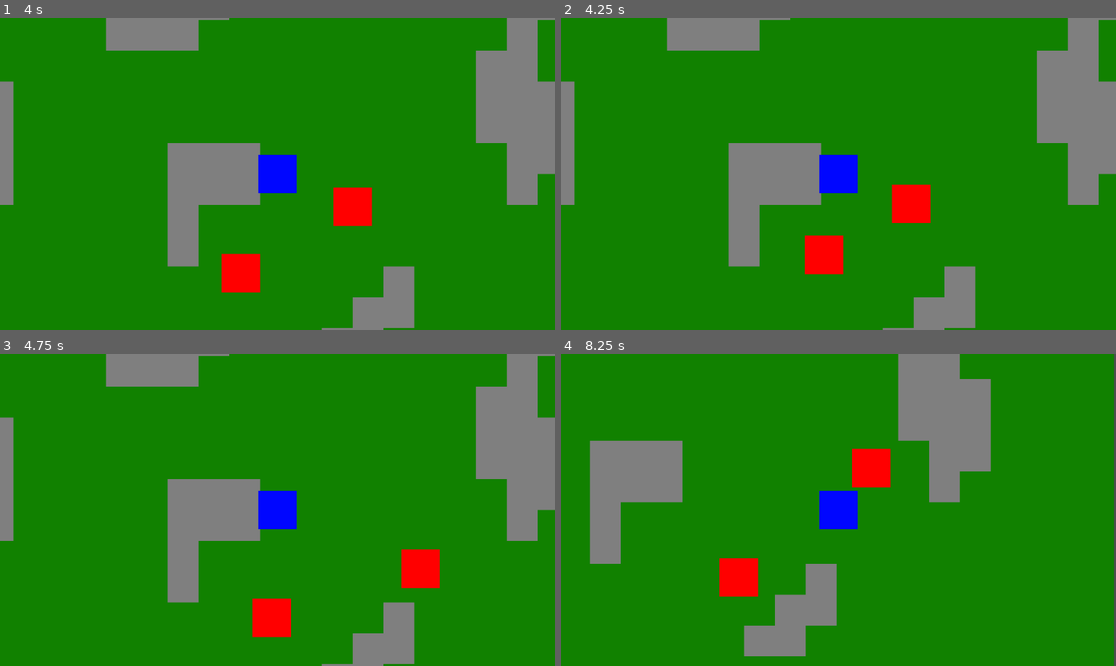
Above: before the commit, frames 1-4 (two rows, left to right).
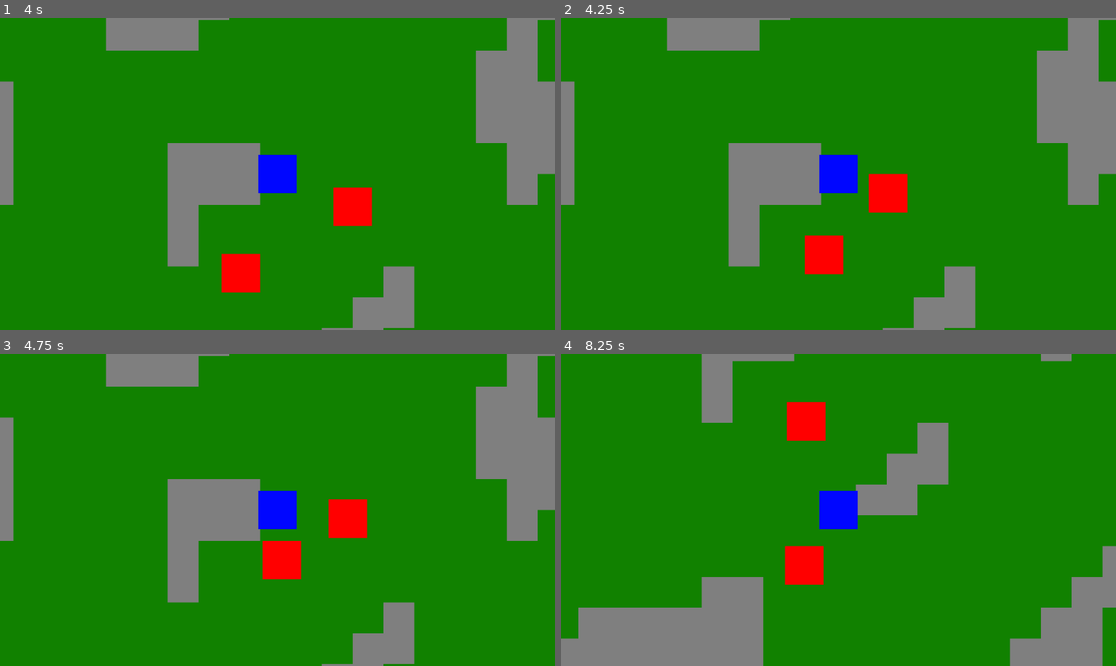
Above: after the commit, the same moments.

Repository: justin-swenson111/2d_Game
Game: Godot game, scene res://Main.tscn
Same seed, same stepped clock (60 frames per second), same inputs: the game is played once before the commit and once after it.
Inputs:
- Up to frame 1 (4 s): hold D (right) 0.53-1.28 s; tap Down (atkD, bound only after the commit) at 0.6, 3.05, 3.6 s; tap Left (atkL, bound only after the commit) at 0.8, 1.35, 3.8 s; hold S (down) 1.28-2.03 s; tap Right (atkR, bound only after the commit) at 1.55, 2.1 s; hold D (right) 2.03-2.78 s; tap Up (atkU, bound only after the commit) at 2.3, 2.85 s; hold W (up) 2.78-3.53 s; hold A (left) from 3.53 s (still down)
- Up to frame 2 (4.25 s): keep holding A (left)
- Up to frame 3 (4.75 s): keep holding A (left); tap Left (atkL, bound only after the commit) at 4.35 s; tap Right (atkR, bound only after the commit) at 4.55 s
- Up to frame 4 (8.25 s): release A (left) at 5.03 s; hold S (down) 5.03-5.78 s; tap Right (atkR, bound only after the commit) at 5.1, 7.55, 8.1 s; tap Up (atkU, bound only after the commit) at 5.3, 5.85 s; hold D (right) 5.78-6.53 s; tap Down (atkD, bound only after the commit) at 6.05, 6.6 s; hold W (up) 6.53-7.28 s; tap Left (atkL, bound only after the commit) at 6.8, 7.35 s; hold D (right) 7.28-8.03 s; hold S (down) from 8.03 s (still down)

Frame 1 is identical in both runs. In frame 2, 1.3% of the frame differs, in the area x 55-67%, y 49-66%; in frame 3, 3.5%; in frame 4, 29%, in the area x 0-100%, y 0-100%.

Commit message:
attacking and enemy death

Diff:
--- a/new-game-project/Main.tscn
+++ b/new-game-project/Main.tscn
@@ -70,24 +70,28 @@
 position = Vector2(-15, -0.5)
 scale = Vector2(0.5, 0.5)
 shape = SubResource("RectangleShape2D_fos0i")
+disabled = true
 
 [node name="rightAtk" type="Area2D" parent="player" unique_id=263241082]
 
 [node name="CollisionShape2D" type="CollisionShape2D" parent="player/rightAtk" unique_id=986689203]
 position = Vector2(15, -0.5)
 shape = SubResource("RectangleShape2D_3dxm6")
+disabled = true
 
 [node name="upAtk" type="Area2D" parent="player" unique_id=105409644]
 
 [node name="CollisionShape2D" type="CollisionShape2D" parent="player/upAtk" unique_id=1999871528]
 position = Vector2(0, -15)
 shape = SubResource("RectangleShape2D_lgr22")
+disabled = true
 
 [node name="downAtk" type="Area2D" parent="player" unique_id=361447322]
 
 [node name="CollisionShape2D" type="CollisionShape2D" parent="player/downAtk" unique_id=83881766]
 position = Vector2(0, 15)
 shape = SubResource("RectangleShape2D_03owx")
+disabled = true
 
 [node name="Camera2D" type="Camera2D" parent="player" unique_id=1970411111]
 zoom = Vector2(4, 4)
--- a/new-game-project/enemy.gd
+++ b/new-game-project/enemy.gd
@@ -20,6 +20,8 @@
 	#takes damage then knockback
 	health-=1
 	knockback_from(source)
+	if health==0:
+		self.queue_free()
 
 func knockback_from(source: Node2D):
 	#gets opposite direction from damage source and moves in that direction
--- a/new-game-project/player.gd
+++ b/new-game-project/player.gd
@@ -1,7 +1,16 @@
 extends CharacterBody2D
 
+@onready var atkList :={
+	"atkD" : $downAtk,
+	"atkL" : $leftAtk,
+	"atkR" : $rightAtk,
+	"atkU" : $upAtk
+}
+
+
 const SPEED = 100
-
+var atkDelay =false
+var atkDelayLng =2
 func _physics_process(delta: float) -> void:
 	var input = Input.get_vector("left", "right", "up", "down")
 	if input.length() > 0:
@@ -13,6 +22,23 @@
 func damage(body: Node2D):
 	if (body.is_in_group("dest")):
 		body.hurt(self)
+
+func _input(event: InputEvent) -> void:
+	for k in atkList.keys():
+		if event.is_action_pressed(k):
+			atk(atkList[k])
+
+func atk(dmg: Area2D):
+	if not atkDelay:
+		var coll = dmg.get_node("CollisionShape2D")
+
+		coll.disabled=false
+		await get_tree().create_timer(1).timeout
+		coll.disabled=true
+		atkDelay = true
+		await get_tree().create_timer(atkDelayLng).timeout
+		atkDelay=false
+
 
 
 func _on_left_atk_body_entered(body: Node2D) -> void:
--- a/new-game-project/project.godot
+++ b/new-game-project/project.godot
@@ -70,6 +70,26 @@
 "events": [Object(InputEventKey,"resource_local_to_scene":false,"resource_name":"","device":-1,"window_id":0,"alt_press …(192 unchanged characters)…
 ]
 }
+atkL={
+"deadzone": 0.2,
+"events": [Object(InputEventKey,"resource_local_to_scene":false,"resource_name":"","device":-1,"window_id":0,"alt_pressed":false,"shift_pressed":false,"ctrl_pressed":false,"meta_pressed":false,"pressed":false,"keycode":0,"physical_keycode":4194319,"key_label":0,"unicode":0,"location":0,"echo":false,"script":null)
+]
+}
+atkR={
+"deadzone": 0.2,
+"events": [Object(InputEventKey,"resource_local_to_scene":false,"resource_name":"","device":-1,"window_id":0,"alt_pressed":false,"shift_pressed":false,"ctrl_pressed":false,"meta_pressed":false,"pressed":false,"keycode":0,"physical_keycode":4194321,"key_label":0,"unicode":0,"location":0,"echo":false,"script":null)
+]
+}
+atkU={
+"deadzone": 0.2,
+"events": [Object(InputEventKey,"resource_local_to_scene":false,"resource_name":"","device":-1,"window_id":0,"alt_pressed":false,"shift_pressed":false,"ctrl_pressed":false,"meta_pressed":false,"pressed":false,"keycode":0,"physical_keycode":4194320,"key_label":0,"unicode":0,"location":0,"echo":false,"script":null)
+]
+}
+atkD={
+"deadzone": 0.2,
+"events": [Object(InputEventKey,"resource_local_to_scene":false,"resource_name":"","device":-1,"window_id":0,"alt_pressed":false,"shift_pressed":false,"ctrl_pressed":false,"meta_pressed":false,"pressed":false,"keycode":0,"physical_keycode":4194322,"key_label":0,"unicode":0,"location":0,"echo":false,"script":null)
+]
+}
 
 [physics]
 
